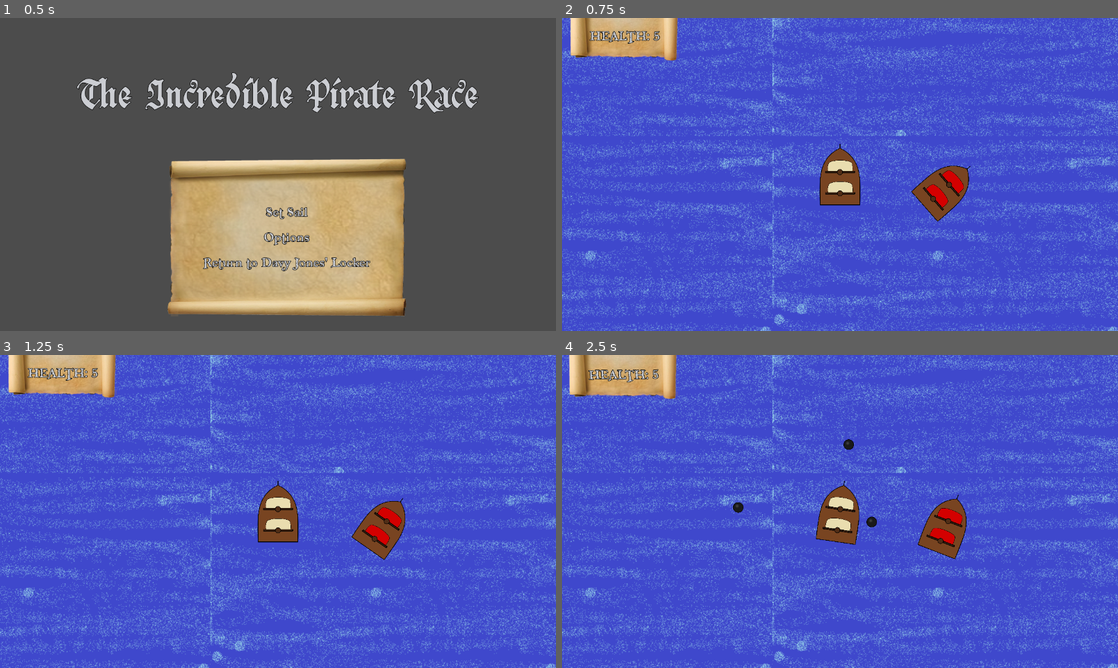
Above: before the commit, frames 1-4 (two rows, left to right).
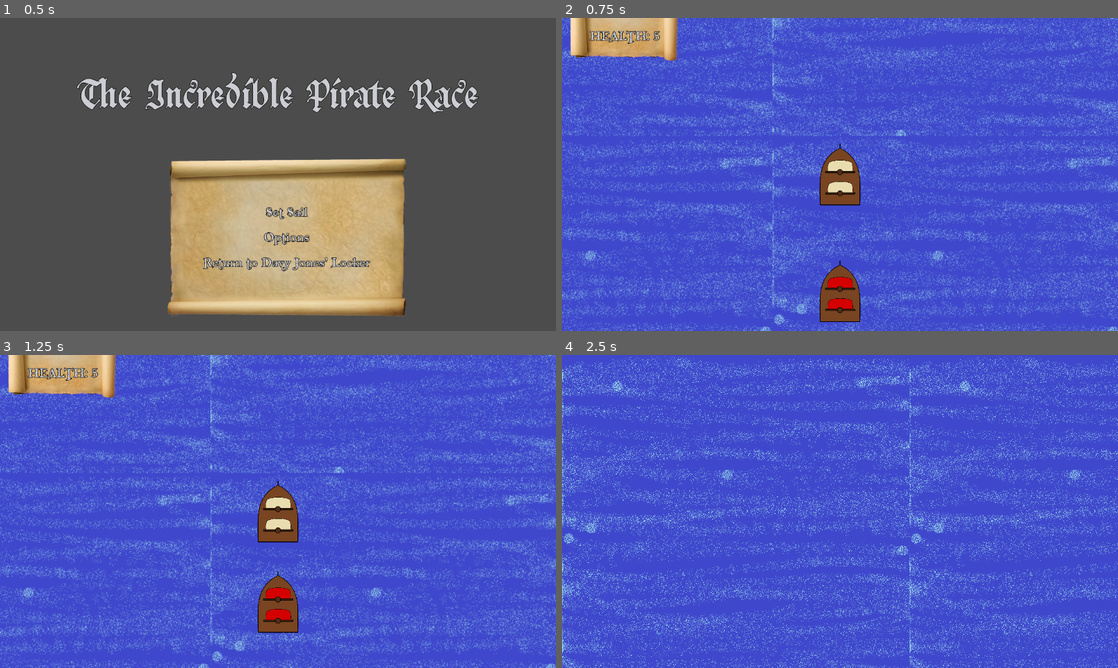
Above: after the commit, the same moments.

Repository: Inglo-Games/GodotWildJam19
Game: Godot game, scene res://scenes/main_menu.tscn
Two runs of this game, one before a commit and one after it. Both use one fixed random seed, a clock stepped at 60 frames per second and the inputs below.
Inputs:
- Up to frame 1 (0.5 s): no input
- Up to frame 2 (0.75 s): click "Set Sail" at 0.5 s
- Up to frame 3 (1.25 s): no input
- Up to frame 4 (2.5 s): hold Right (move_right) 1.28-2.03 s; tap A (cannon_port) at 1.35 s; hold Left (move_left) from 2.03 s (still down); tap D (cannon_starboard) at 2.1 s

Frame 1 is identical in both runs. In frame 2, 2.3% of the frame differs, in the area x 46-74%, y 47-98%; in frame 3, 2.3%; in frame 4, 33%, in the area x 0-100%, y 0-100%.
Error after the commit: Invalid get index 'global_position' (on base: 'previously freed instance'). (res://scripts/enemy_ship.gd:16)

Commit message:
Adding ramming logic and tweaking cannonball damage

Diff:
--- a/scenes/world.tscn
+++ b/scenes/world.tscn
@@ -23,8 +23,7 @@
 position = Vector2( 2555.53, 1688.5 )
 
 [node name="enemy_ship" parent="." instance=ExtResource( 4 )]
-position = Vector2( 2802.68, 1715.86 )
-rotation = 0.929422
+position = Vector2( 2555.53, 1960.96 )
 
 [node name="waves" type="AudioStreamPlayer" parent="."]
 stream = ExtResource( 3 )
--- a/scripts/cannonball.gd
+++ b/scripts/cannonball.gd
@@ -19,7 +19,7 @@
 func _physics_process(_delta):
 	var collision_info := move_and_collide(direction.normalized() * SPEED)
 	if(collision_info):
-		collision_info.collider.deal_damage(3)
+		collision_info.collider.deal_damage(2)
 		timer.stop()
 		$hit.play()
 		$sprite.visible = false
--- a/scripts/enemy_ship.gd
+++ b/scripts/enemy_ship.gd
@@ -20,11 +20,11 @@
 		var direction := Vector2.UP.rotated(rotation)
 		var angle_to_player := direction.angle_to(player.position - position)
 
-		if (angle_to_player > -1.309 and angle_to_player <= 0.0) \
+		if (angle_to_player > -1.309 and angle_to_player <= -0.1) \
 					or (angle_to_player > 1.833 and angle_to_player <= 3.142):
 			rotation += delta * ROT_PER_SEC
 		elif (angle_to_player < -1.833 and angle_to_player > -3.142) \
-					or (angle_to_player > 0.0 and angle_to_player < 1.309):
+					or (angle_to_player > 0.1 and angle_to_player < 1.309):
 			rotation -= delta * ROT_PER_SEC
 
 		var player_dot := direction.dot((player.position - position).normalized())
@@ -33,7 +33,11 @@
 		else:
 			lower_sails()
 		if(is_sail_up):
-			move_and_collide(direction * WIND_SPEED * velocity, false)
+			var collision_info := move_and_collide(direction * WIND_SPEED * velocity, false)
+			if(collision_info and collision_info.collider is Ship):
+				# Deal ramming damage
+				if(player_dot >= 0.9):
+					collision_info.collider.deal_damage(5)
 
 		# Firing logic
 		for ray in [port_bow_ray, port_side_ray, port_stern_ray]:
--- a/scripts/player.gd
+++ b/scripts/player.gd
@@ -19,7 +19,12 @@
 		rotation += delta * ROT_PER_SEC + delta * velocity * ROT_PER_SEC
 
 	if(is_sail_up):
-		move_and_collide(Vector2.UP.rotated(rotation) * WIND_SPEED * velocity, false)
+		var collision_info := move_and_collide(Vector2.UP.rotated(rotation) * WIND_SPEED * velocity, false)
+		if(collision_info and collision_info.collider is Ship):
+			# Deal ramming damage
+			var target_dot = Vector2.UP.rotated(rotation).dot((collision_info.collider.position - position).normalized())
+			if(target_dot >= 0.9):
+				collision_info.collider.deal_damage(5)
 
 	if(Input.is_action_just_pressed("cannon_port") and is_cannon_ready_port):
 		fire_cannon(true, true)
